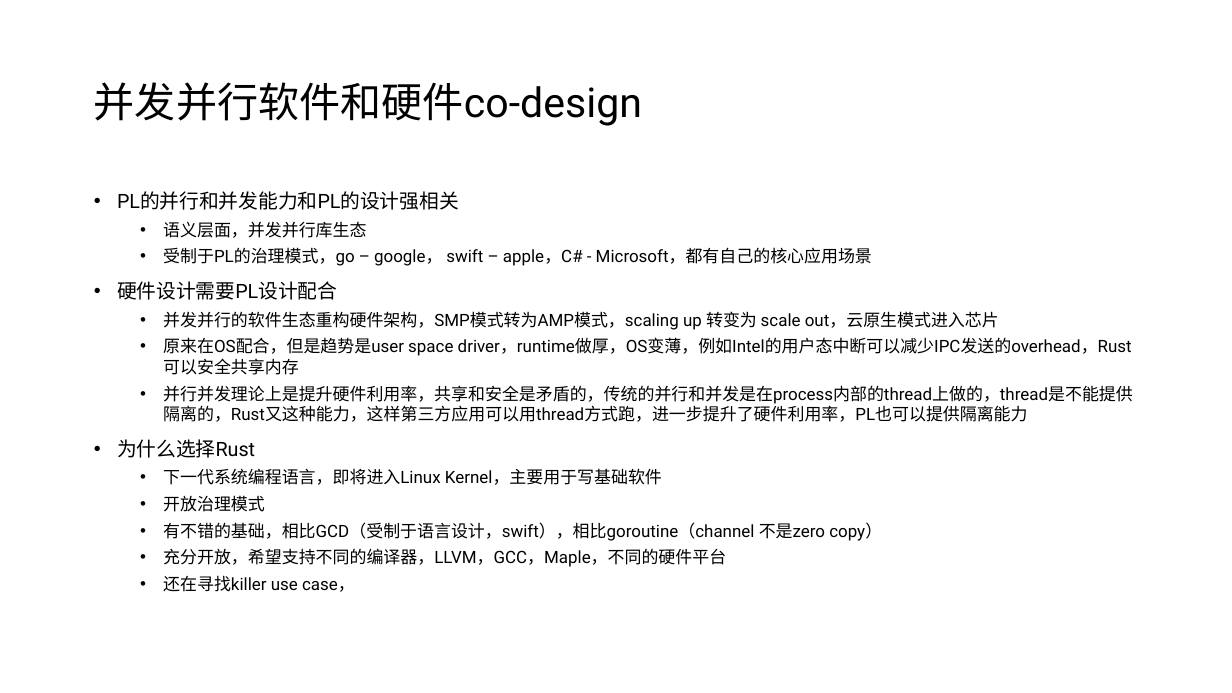
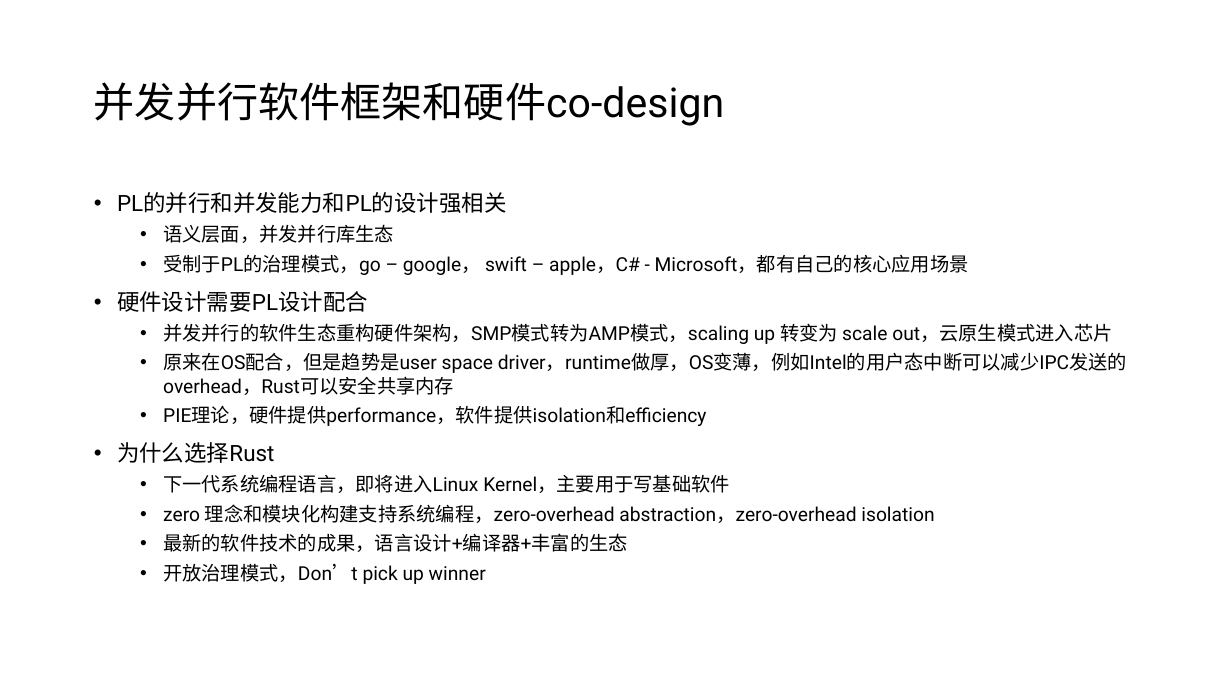
Before and after one commit to sbagga/mistyminds, a slide deck: slide 16 of _posts/Mobile Rust 0627.pptx (slide 13 before the commit). Drawn at 1232x693 pixels with LibreOffice and Linux fonts; fonts in the diff are those of the drawing. Boxes give left, top, right and bottom in pixels: in the first picture for what was removed or moved away, otherwise in the second. Text is boxed around its words. In the diff, an @@ line names an element or a change of style, - is before the commit and + after.

```diff
--- a/_posts/Mobile Rust 0627.pptx
+++ b/_posts/Mobile Rust 0627.pptx
@@ title at bbox=[94, 82, 724, 126]: text changed @@
-并发并行软件和硬件co-design
+并发并行软件框架和硬件co-design
@@ text at bbox=[117, 192, 1127, 493]: size 15.4 to 17.5 pt in "PL的并行和并发能力和PL的设计强相关", "硬件设计需要PL设计配合", "为什么选择Rust"; size 13.2 to 15 pt in "语义层面，并发并行库生态", "受制于PL的治理模式，go – google， swift – apple，C# - ...", "并发并行的软件生态重构硬件架构，SMP模式转为AMP模式，scaling up 转变为 scale out，云原生模式进 ...", "原来在OS配合，但是趋势是user space driver，runtime做厚，OS变薄，例如Intel的用户态中断可 ..." and 1 more places @@
@@ text at bbox=[163, 406, 706, 426]: text changed; size 13.2 to 15 pt @@
-  • 并行并发理论上是提升硬件利用率，共享和安全是矛盾的，传统的并行和并发是在process内部的thread上做的，thread是不能提供隔离的，Rust又这种能力，这样第三方应用可以用thread方式跑，进一步提升了硬件利用率，PL也可以提供隔离能力
+  • PIE理论，硬件提供performance，软件提供isolation和efficiency
@@ text at bbox=[163, 504, 934, 584]: text changed; size 13.2 to 15 pt @@
-  • 开放治理模式
-  • 有不错的基础，相比GCD（受制于语言设计，swift），相比goroutine（channel 不是zero copy）
-  • 充分开放，希望支持不同的编译器，LLVM，GCC，Maple，不同的硬件平台
-  • 还在寻找killer use case，
+  • zero 理念和模块化构建支持系统编程，zero-overhead abstraction，zero-overhead isolation
+  • 最新的软件技术的成果，语言设计+编译器+丰富的生态
+  • 开放治理模式，Don’t pick up winner
```
Also in this commit, not shown: 8 other slides changed, 3 slides added.
